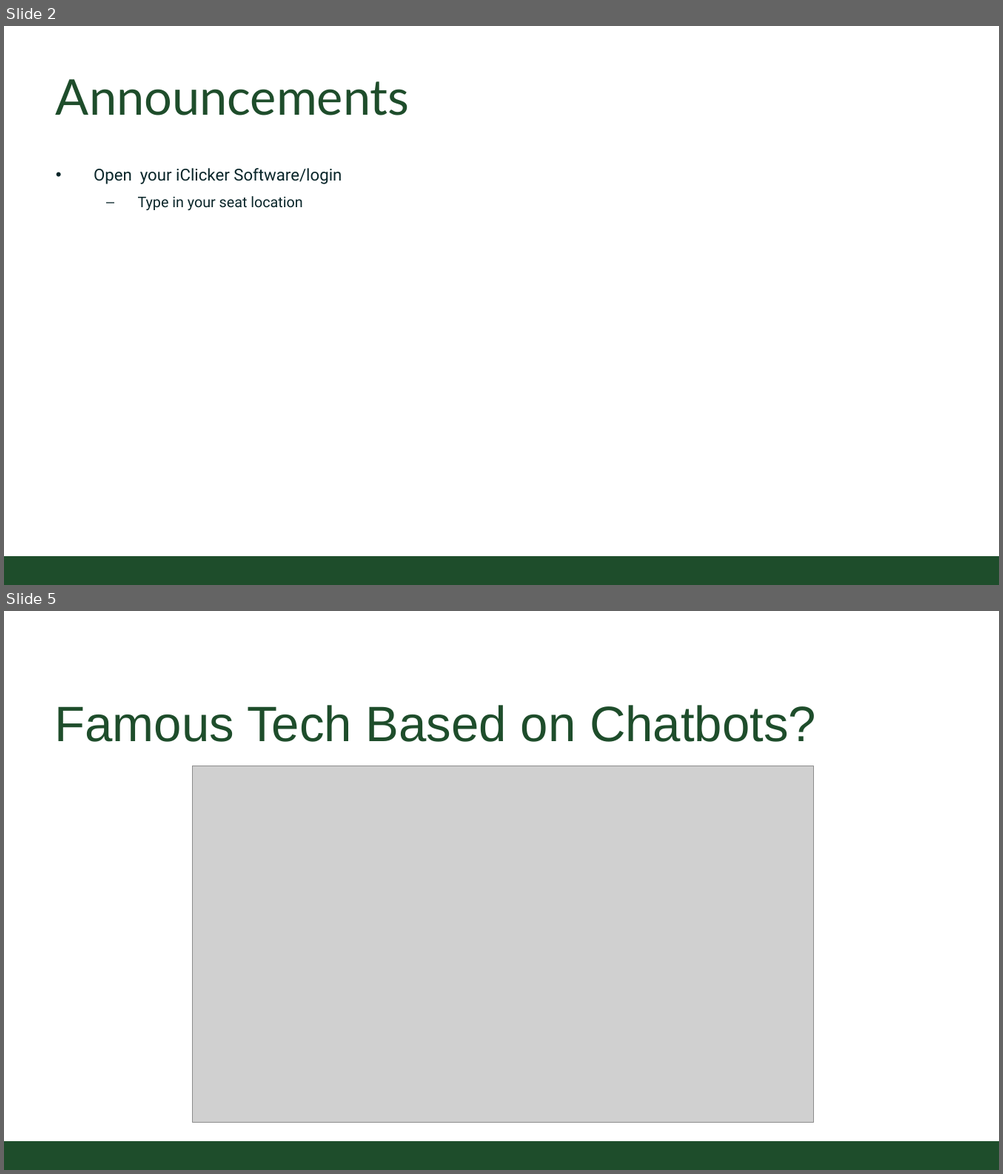
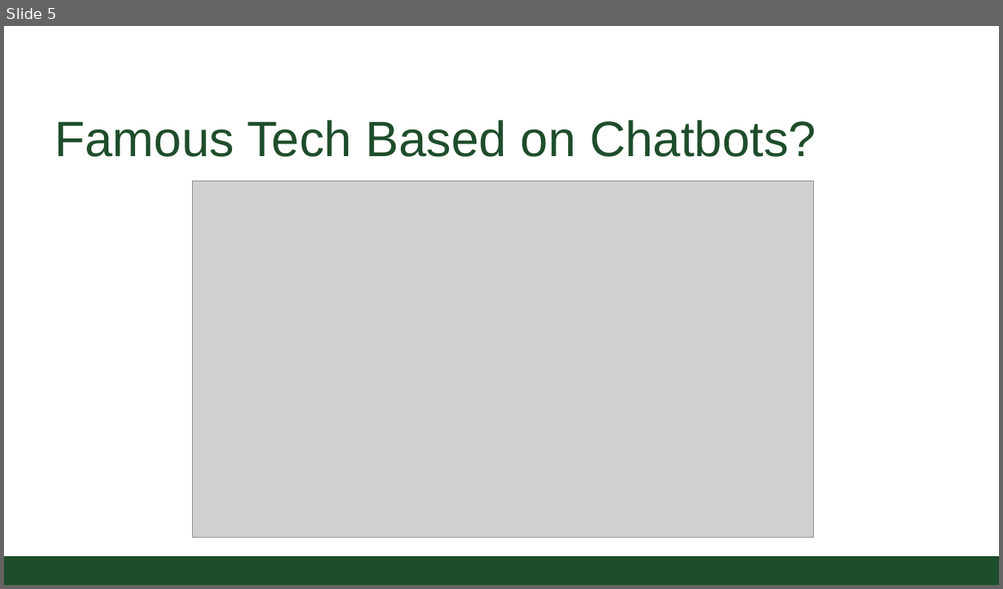
Before and after one commit to CSU-CS150B/handouts, a slide deck: Slides/On-Campus/02_01_turing_expressions_and_functions.pptx. Shown one above the other, each under a label of ours: slides 2 and 5 before the commit, slide 5 after it; the slides between them are not shown. The pictures are 1003x1174 and 1003x589 pixels, drawn with LibreOffice and Linux fonts; fonts in the diff are those of the drawing; grey boxes stand for pictures; background and template pictures are left out. Boxes give left, top, right and bottom in pixels: in the first picture for what was removed or moved away, otherwise in the second. Text is boxed around its words. In the diff, an @@ line names an element or a change of style, - is before the commit and + after.

Commit message:
update with announcements

```diff
--- a/Slides/On-Campus/02_01_turing_expressions_and_functions.pptx
+++ b/Slides/On-Campus/02_01_turing_expressions_and_functions.pptx
@@ slide 2 removed at [4, 26, 999, 585], background #FFFFFF @@
@@ title removed at [56, 79, 410, 116] @@
-Announcements
@@ text removed at [94, 168, 341, 211] @@
-• Open your iClicker Software/login
-  – Type in your seat location
@@ rectangle removed at [4, 557, 999, 585] @@
```
Also in this commit, not shown: 5 slides changed, 2 slides added.
